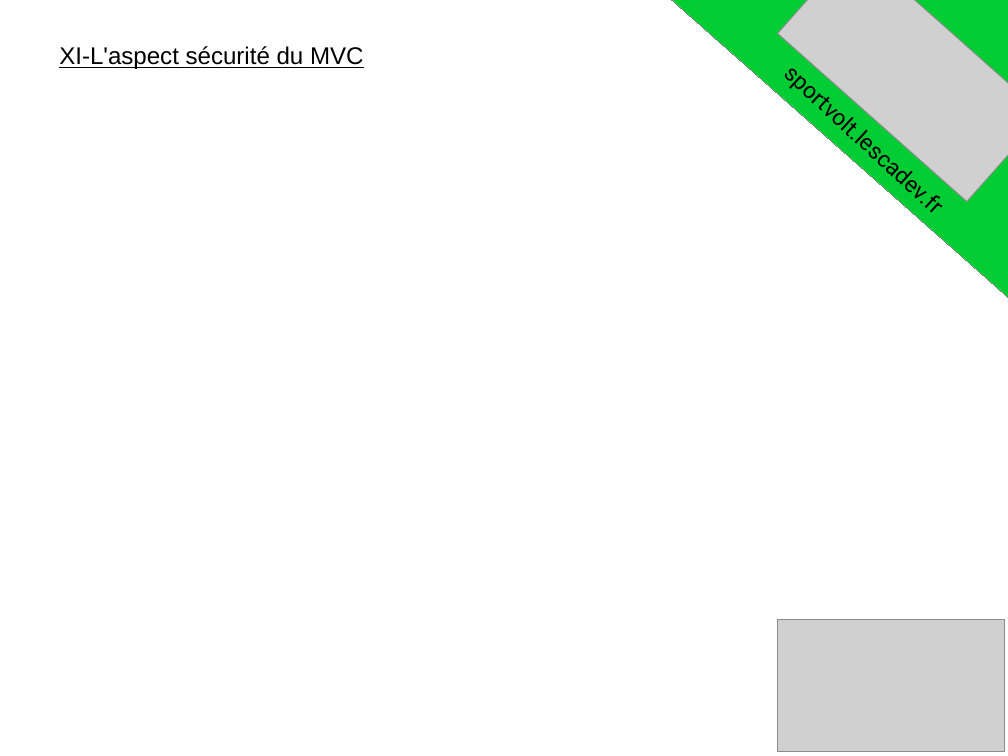
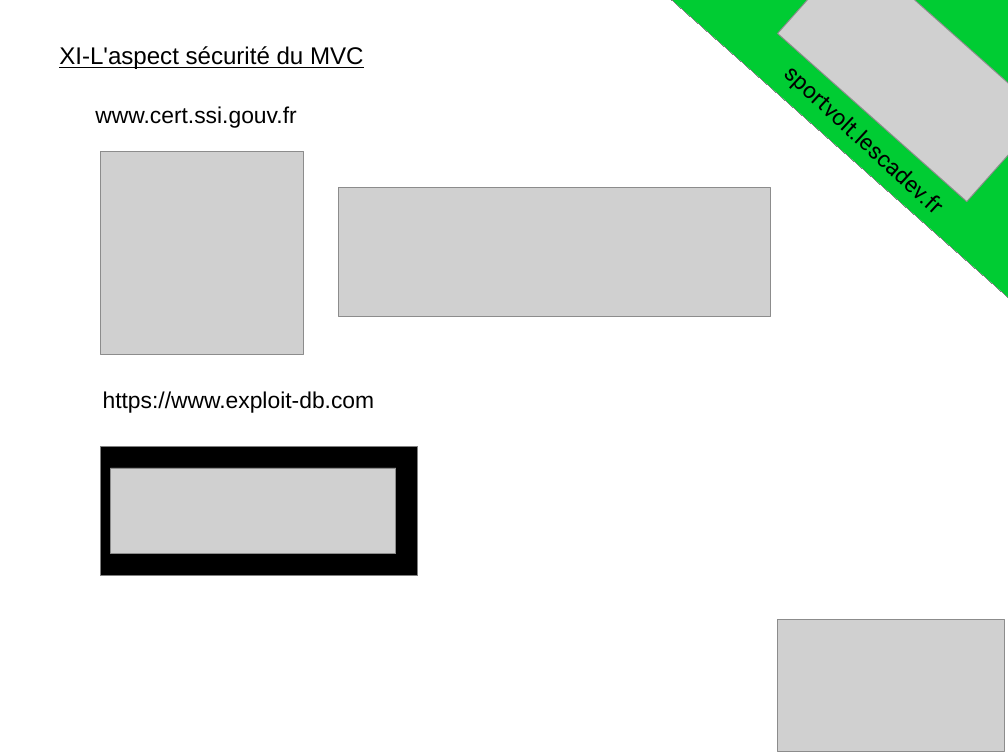
Before and after one commit to Papibadiste/ProjetFinDeFormation, a slide deck: slide 12 of CDC ect/diapo de la presentation.odp. Drawn at 1008x756 pixels with LibreOffice and Linux fonts; fonts in the diff are those of the drawing; grey boxes stand for pictures. Boxes give left, top, right and bottom in pixels: in the first picture for what was removed or moved away, otherwise in the second. Text is boxed around its words. In the diff, an @@ line names an element or a change of style, - is before the commit and + after.

```diff
--- a/CDC ect/diapo de la presentation.odp
+++ b/CDC ect/diapo de la presentation.odp
@@ text added at [95,106,296,128], 18 pt, text #000000 @@
+www.cert.ssi.gouv.fr
@@ picture added at [101,151,304,354] @@
@@ picture added at [338,188,770,317] @@
@@ text added at [103,391,375,413], 18 pt, text #000000 @@
+https://www.exploit-db.com
@@ rectangle added at [101,446,417,576], fill #000000, outline #808080 0 pt @@
@@ picture added at [111,468,396,554] @@
```
Also in this commit, not shown: 2 other slides changed, 6 other files.
